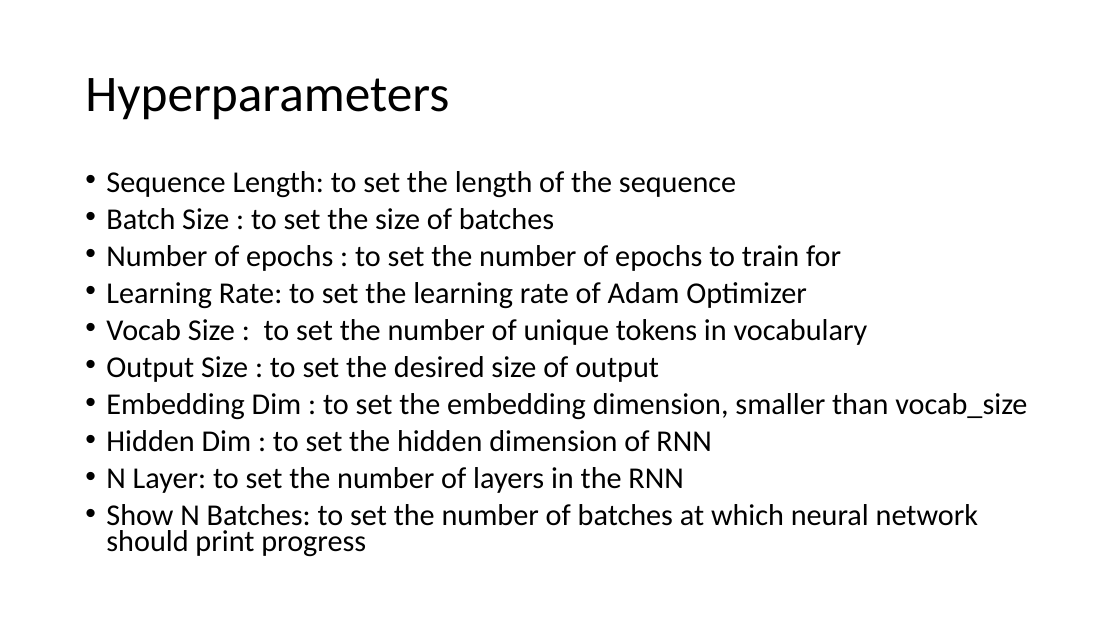
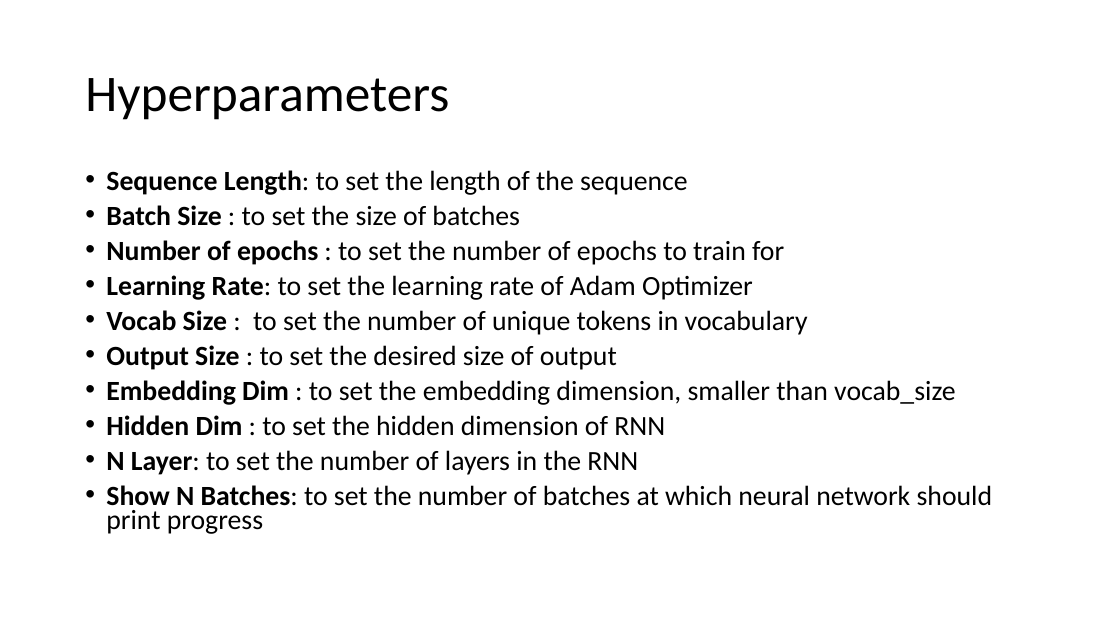
Before and after one commit to binit92/INSE-6421, a slide deck: slide 29 of Presentation.pptx. Drawn at 1120x630 pixels with LibreOffice and Linux fonts; fonts in the diff are those of the drawing. Boxes give left, top, right and bottom in pixels: in the first picture for what was removed or moved away, otherwise in the second. Text is boxed around its words. In the diff, an @@ line names an element or a change of style, - is before the commit and + after.

```diff
--- a/Presentation.pptx
+++ b/Presentation.pptx
@@ text "Sequence Length: to set the ..." at <box>106,170,993,534</box>: size 25.9 to 23.8 pt; bold on in "Sequence Length:", "Batch Size", "Number of epochs", "Learning Rate:" and 6 more places @@
```
Also in this commit, not shown: 7 other slides changed, 2 other files.
